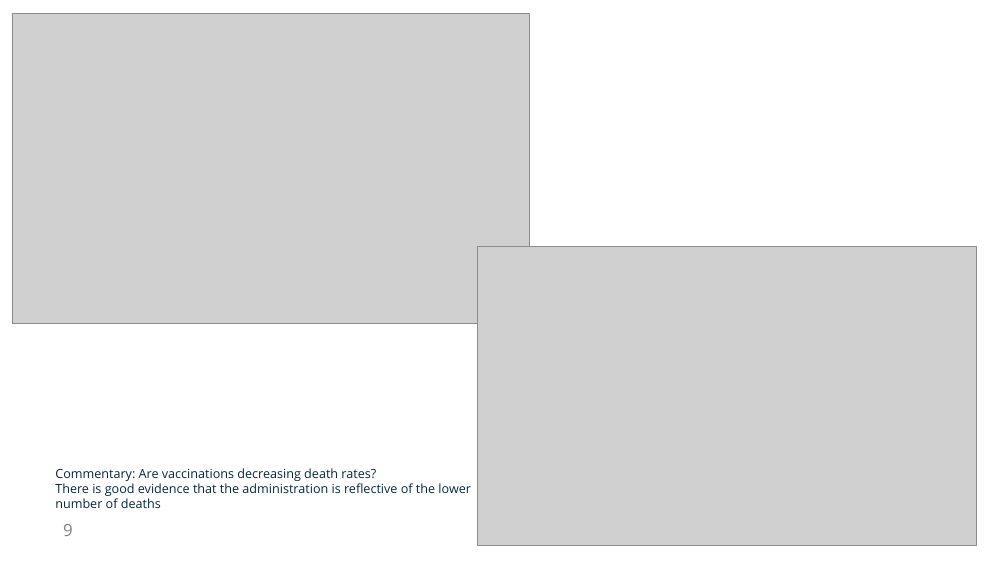
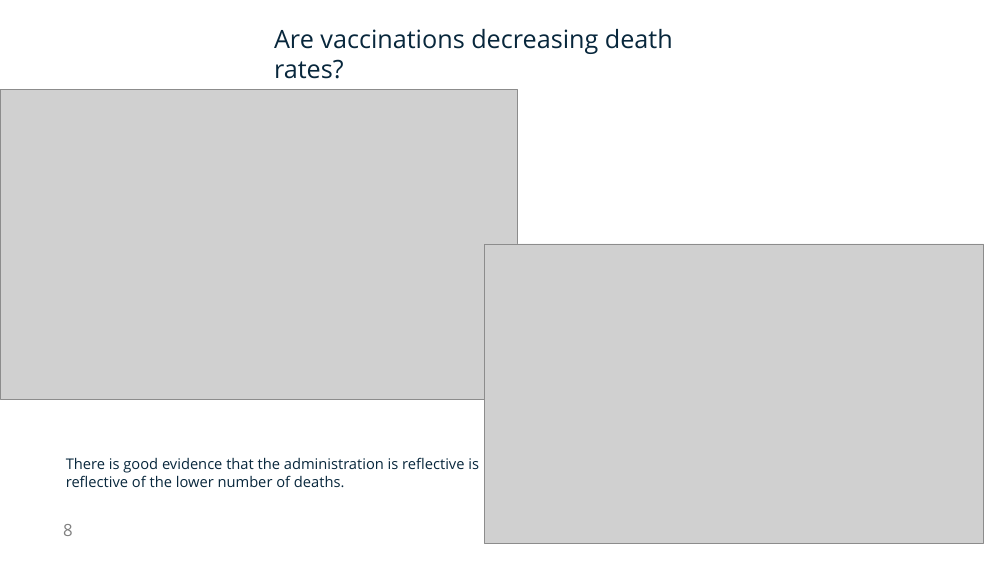
Before and after one commit to NicoleLund/covid_vaccine_availability, a slide deck: slide 8 of presentation/Project_one.pptx (slide 9 before the commit). Drawn at 1008x567 pixels with LibreOffice and Linux fonts; fonts in the diff are those of the drawing; grey boxes stand for pictures. Boxes give left, top, right and bottom in pixels: in the first picture for what was removed or moved away, otherwise in the second. Text is boxed around its words. In the diff, an @@ line names an element or a change of style, - is before the commit and + after.

```diff
--- a/presentation/Project_one.pptx
+++ b/presentation/Project_one.pptx
@@ text added at bbox=[274, 29, 673, 79], 48 pt, text #08273C @@
+Are vaccinations decreasing death rates?
@@ picture: place and size @@
-picture at bbox=[12, 13, 529, 323]
+picture at bbox=[0, 89, 517, 399]
@@ picture: place and size @@
-picture at bbox=[478, 247, 977, 546]
+picture at bbox=[484, 244, 983, 543]
@@ text at bbox=[66, 457, 479, 487]: text changed; size 24 to 28 pt @@
-Commentary: Are vaccinations decreasing death rates?
-There is good evidence that the administration is reflective of the lower
-number of deaths
+There is good evidence that the administration is reflective is
+reflective of the lower number of deaths.
@@ page number at bbox=[63, 524, 73, 536]: text changed @@
-9
+8
```
Also in this commit, not shown: 11 other slides changed, 1 slide added, 3 slides removed.
